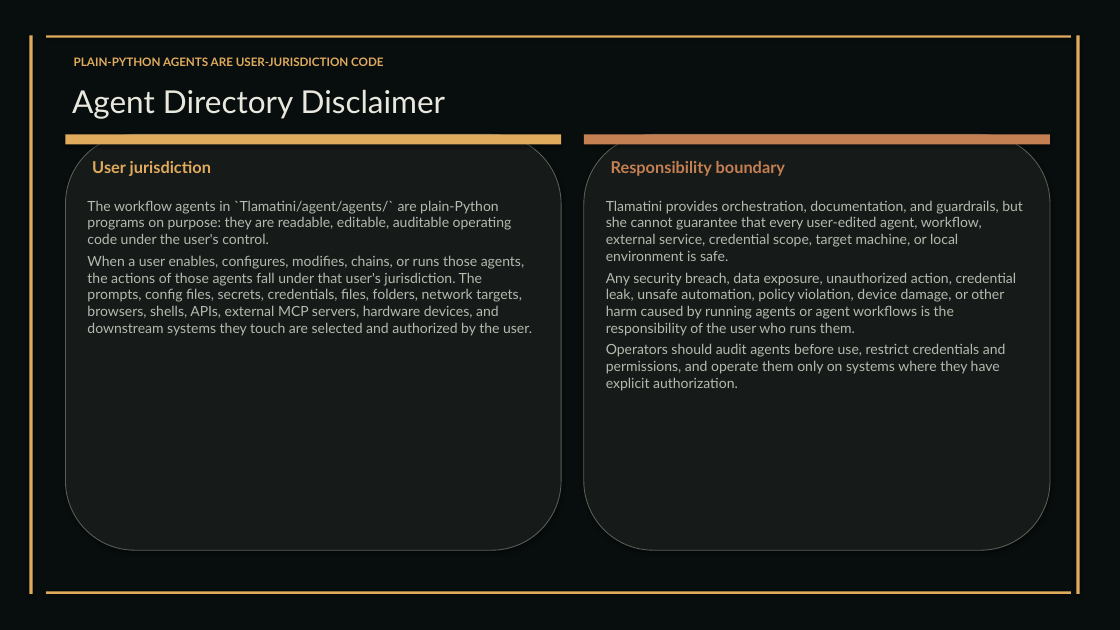
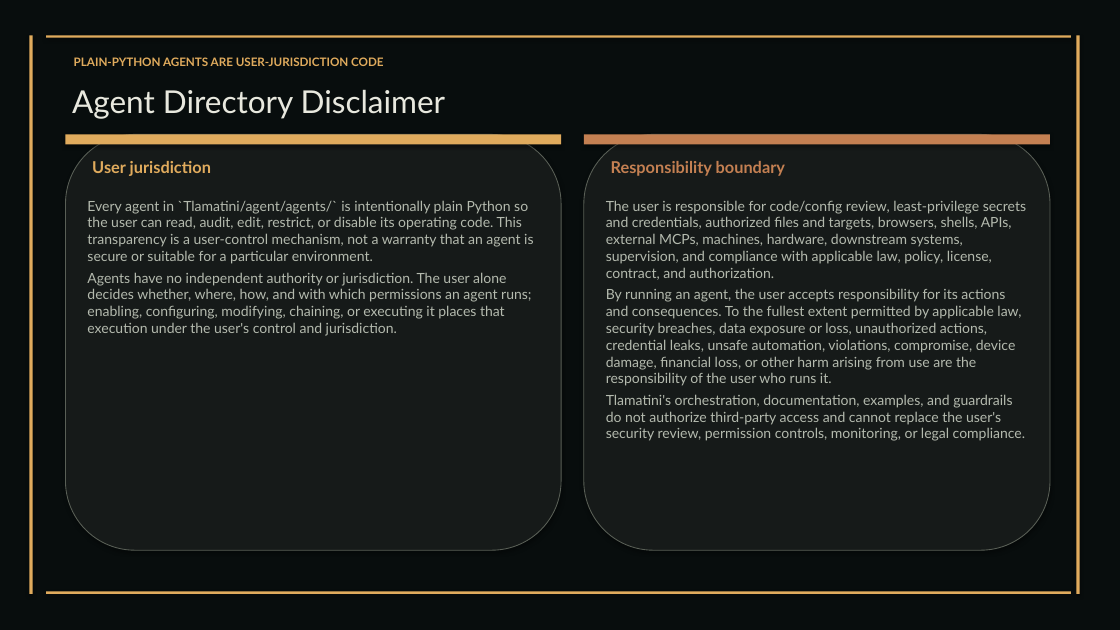
Before and after one commit to XAIHT/Tlamatini, a slide deck: slide 3 of Tlamatini_eXtended_Artificial_Intelligence_Humanly_Tempered.pptx. Drawn at 1120x630 pixels with LibreOffice and Linux fonts; fonts in the diff are those of the drawing. Boxes give left, top, right and bottom in pixels: in the first picture for what was removed or moved away, otherwise in the second. Text is boxed around its words. In the diff, an @@ line names an element or a change of style, - is before the commit and + after.

```diff
--- a/Tlamatini_eXtended_Artificial_Intelligence_Humanly_Tempered.pptx
+++ b/Tlamatini_eXtended_Artificial_Intelligence_Humanly_Tempered.pptx
@@ text at bbox=[87, 200, 533, 336]: text changed @@
-The workflow agents in `Tlamatini/agent/agents/` are plain-Python programs on purpose: they are readable, editable, auditable operating code under the user's control.
-When a user enables, configures, modifies, chains, or runs those agents, the actions of those agents fall under that user's jurisdiction. The prompts, config files, secrets, credentials, files, folders, network targets, browsers, shells, APIs, external MCP servers, hardware devices, and downstream systems they touch are selected and authorized by the user.
+Every agent in `Tlamatini/agent/agents/` is intentionally plain Python so the user can read, audit, edit, restrict, or disable its operating code. This transparency is a user-control mechanism, not a warranty that an agent is secure or suitable for a particular environment.
+Agents have no independent authority or jurisdiction. The user alone decides whether, where, how, and with which permissions an agent runs; enabling, configuring, modifying, chaining, or executing it places that execution under the user's control and jurisdiction.
@@ text at bbox=[606, 200, 1026, 441]: text changed @@
-Tlamatini provides orchestration, documentation, and guardrails, but she cannot guarantee that every user-edited agent, workflow, external service, credential scope, target machine, or local environment is safe.
-Any security breach, data exposure, unauthorized action, credential leak, unsafe automation, policy violation, device damage, or other harm caused by running agents or agent workflows is the responsibility of the user who runs them.
-Operators should audit agents before use, restrict credentials and permissions, and operate them only on systems where they have explicit authorization.
+The user is responsible for code/config review, least-privilege secrets and credentials, authorized files and targets, browsers, shells, APIs, external MCPs, machines, hardware, downstream systems, supervision, and compliance with applicable law, policy, license, contract, and authorization.
+By running an agent, the user accepts responsibility for its actions and consequences. To the fullest extent permitted by applicable law, security breaches, data exposure or loss, unauthorized actions, credential leaks, unsafe automation, violations, compromise, device damage, financial loss, or other harm arising from use are the responsibility of the user who runs it.
+Tlamatini's orchestration, documentation, examples, and guardrails do not authorize third-party access and cannot replace the user's security review, permission controls, monitoring, or legal compliance.
```
Also in this commit, not shown: 52 other slides changed, 8 slides added, 3 slides removed, 21 other files.
